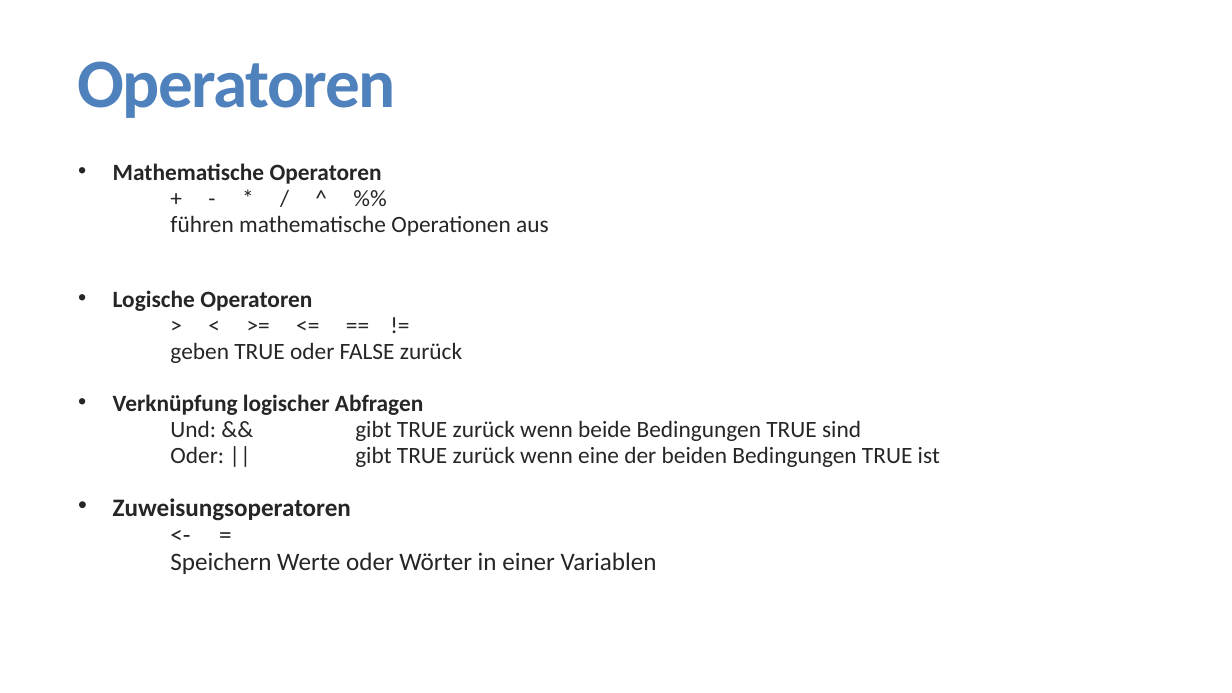
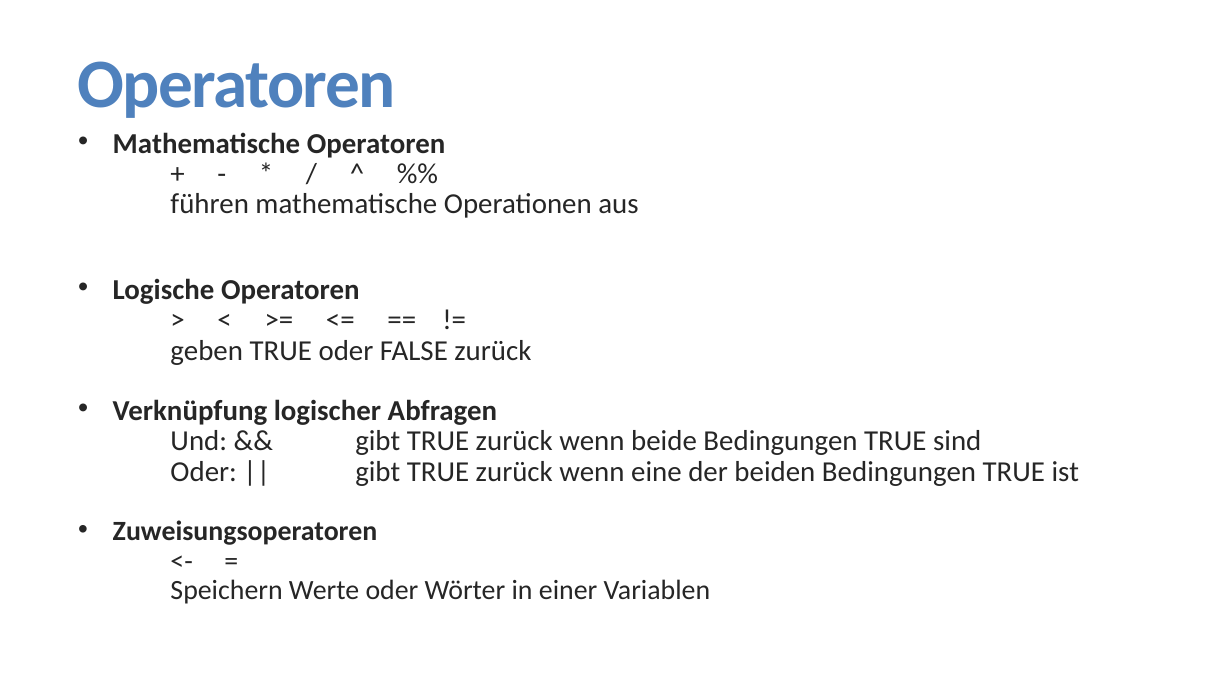
Before and after one commit to FlorianKeppeler/RKurs, a slide deck: slide 9 of Präsentationen/Einführung in R.pptx (slide 12 before the commit). Drawn at 1232x693 pixels with LibreOffice and Linux fonts; fonts in the diff are those of the drawing. Boxes give left, top, right and bottom in pixels: in the first picture for what was removed or moved away, otherwise in the second. Text is boxed around its words. In the diff, an @@ line names an element or a change of style, - is before the commit and + after.

```diff
--- a/Präsentationen/Einführung in R.pptx
+++ b/Präsentationen/Einführung in R.pptx
@@ text "Mathematische Operatoren": place and size @@
-text "Mathematische Operatoren" at box(113, 163, 940, 574)
+text "Mathematische Operatoren" at box(113, 132, 1079, 604)
@@ text "Mathematische Operatoren" at box(113, 132, 1079, 604): size 18.2 to 22.5 pt in "Mathematische Operatoren", "+ - * / ^ %%", "führen mathematische Operationen aus", "Logische Operatoren" and 5 more places; size 19.6 to 21.7 pt in "Zuweisungsoperatoren", "<- =", "Speichern Werte oder Wörter in einer Variablen" @@
```
Also in this commit, not shown: 4 other slides changed, 2 slides added, 4 slides removed, 7 other files.
